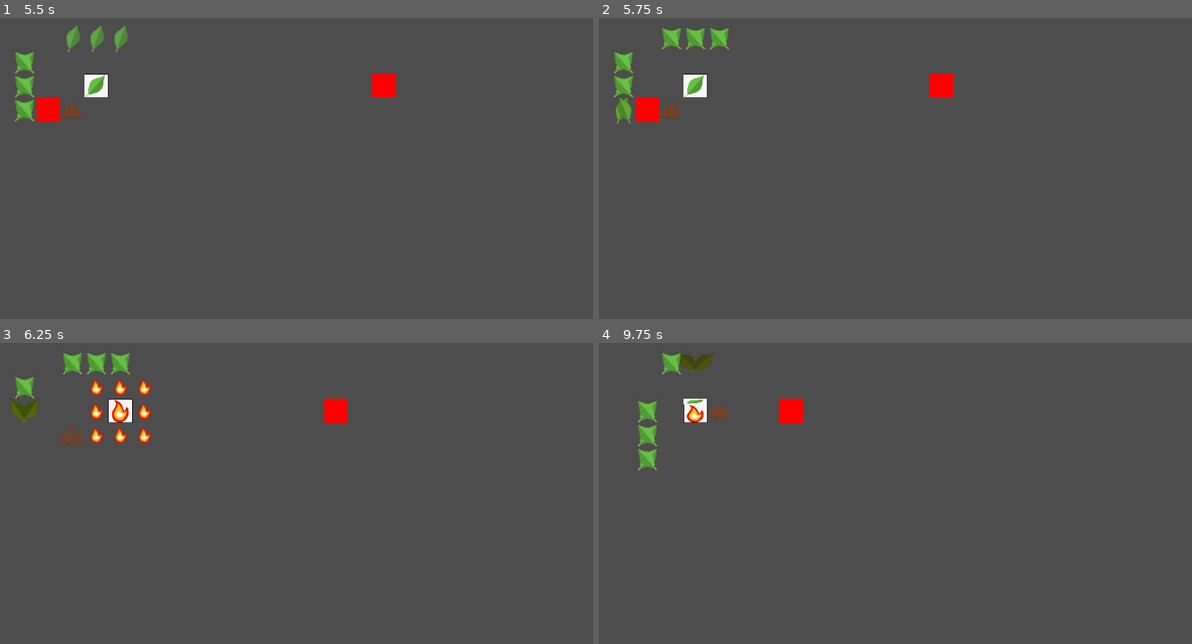
Above: before the commit, frames 1-4 (two rows, left to right).
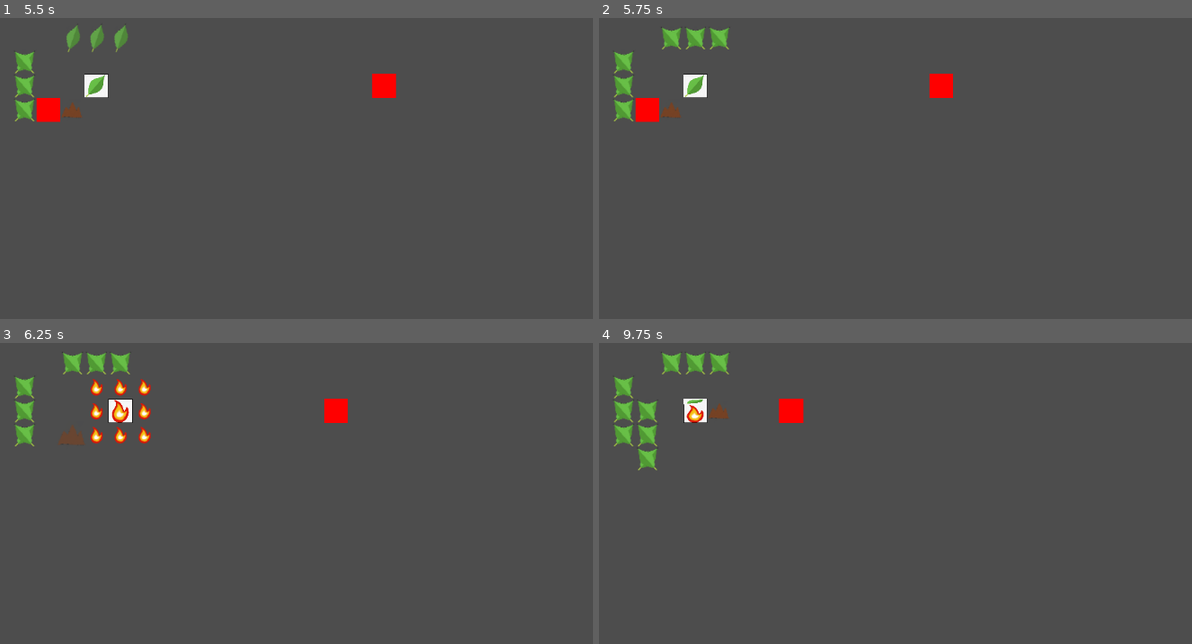
Above: after the commit, the same moments.

Repository: AndreMoukarzel/GMTK-GameJam2022
Game: Godot game, scene res://game_level.tscn
Two runs of this game, one before a commit and one after it. Both use one fixed random seed, a clock stepped at 60 frames per second and the inputs below.
Inputs:
- Up to frame 1 (5.5 s): tap Enter at 0.5 s; hold Up (ui_up) 0.53-2.03 s; hold Left (ui_left) 2.03-3.53 s; hold Down (ui_down) 3.53-4.28 s; hold Right (ui_right) 4.28-5.03 s; hold Up (ui_up) from 5.03 s (still down)
- Up to frame 2 (5.75 s): keep holding Up (ui_up)
- Up to frame 3 (6.25 s): release Up (ui_up) at 5.78 s; hold Right (ui_right) from 5.78 s (still down)
- Up to frame 4 (9.75 s): tap Space at 7.25 s; release Right (ui_right) at 8.03 s; hold Down (ui_down) 8.03-8.78 s; hold Left (ui_left) 8.78-9.53 s; hold Up (ui_up) from 9.53 s (still down)

Frame 1 is identical in both runs. In frame 2, 0.1% of the frame differs, in the area x 2-6%, y 26-36%; in frame 3, 0.4%; in frame 4, 0.9%, in the area x 2-22%, y 3-35%.

Commit message:
Fixes pathfinding and other bugs

Diff:
--- a/enemies/base_enemy.gd
+++ b/enemies/base_enemy.gd
@@ -60,43 +60,45 @@
 
 func getAvailablePoints(rows, cols, obstacles_positions):
 	var i = 1
+	var neighbour_cell_id: int
 
-	var neighbour_cell_id = 0
-	for r in range(1, rows+1):
-		for c in range(1, cols+1):
-			if Vector2i(r, c) not in obstacles_positions:
-				astar.add_point(i, Vector2i(r, c))
+	for y in range(1, rows+1):
+		for x in range(1, cols+1):
+			if Vector2i(x, y) not in obstacles_positions:
+				astar.add_point(i, Vector2i(x, y))
 			i += 1
+
 	i = 1
-	for r in range(1, rows+1):
-		for c in range(1, cols+1):
-			if Vector2i(r, c) not in obstacles_positions:
+	for y in range(1, rows+1):
+		for x in range(1, cols+1):
+			if Vector2i(x, y) not in obstacles_positions:
 				for j in [-1, 1]:
-					if (r + j < map_rows and r + j > 0 and Vector2i(r+j, c) not in obstacles_positions):
-						neighbour_cell_id = getIdFromCoordinates(r + j, c)
+					if (x+j <= map_cols and x+j > 0 and Vector2i(x+j, y) not in obstacles_positions):
+						neighbour_cell_id = getIdFromCoordinates(x+j, y)
 						astar.connect_points(i, neighbour_cell_id)
-					if (c + j < map_cols and c + j > 0 and Vector2i(r, c+j) not in obstacles_positions):
-						neighbour_cell_id = getIdFromCoordinates(r, c + j)
+					if (y+j <= map_rows and y+j > 0 and Vector2i(x, y+j) not in obstacles_positions):
+						neighbour_cell_id = getIdFromCoordinates(x, y+j)
 						astar.connect_points(i, neighbour_cell_id)
 			i += 1
 
 
 func getPathToPlayer(player_pos: Vector2i):
 	# Returns a list of points (by id) that connect the enemy to the player
-	var enemy_pos_id  = getIdFromCoordinates(current_pos.y, current_pos.x)
-	var player_pos_id = getIdFromCoordinates(player_pos.y, player_pos.x)
+	var enemy_pos_id  = getIdFromCoordinates(current_pos.x, current_pos.y)
+	var player_pos_id = getIdFromCoordinates(player_pos.x, player_pos.y)
+	print("Enemy pos = {e} -- Player Pos = {p}".format({"e": enemy_pos_id, "p": player_pos_id}))
 	var path = astar.get_point_path(enemy_pos_id, player_pos_id)
 	return(path)
 
 
-func getIdFromCoordinates(row: int, col: int):
-	return((row-1) * map_cols + col)
+func getIdFromCoordinates(x: int, y: int):
+	return((y-1) * map_cols + x)
 
 
 func getCoordinatesFromId(id: int) -> Vector2i:
-	var row: int = floor(id/map_cols) + 1
-	var col: int = id % map_cols
-	return(Vector2i(row + 1, col))
+	var y: int = floor(id/map_cols) + 1
+	var x: int = id % map_cols
+	return(Vector2i(x, y))
 
 
 func returnPathCoordinates(point_ids: Array):
@@ -111,19 +113,22 @@
 		is_frozen = false
 	else:
 		unfreeze()
-		# Implementar: pegar os obstãculos existentes no mapa
 		getAvailablePoints(map_rows, map_cols, obstacles)
 		var path_coordinates = getPathToPlayer(player_pos)
+		print(current_pos)
+		print(player_pos)
+		print(path_coordinates)
 		var moves_made = min(mov_num, len(path_coordinates)-1)
 
 		var movements_to_be_made = []
-		var vert_mov = 0
-		var hor_mov  = 0
+		var x_mov = 0
+		var y_mov  = 0
 
-		for i in range(1, moves_made + 1):
-			hor_mov = path_coordinates[i][1] - path_coordinates[i-1][1]
-			vert_mov = path_coordinates[i][0] - path_coordinates[i-1][0]
-			movements_to_be_made.append(Vector2i(hor_mov, vert_mov))
+		for i in range(1, moves_made+1):
+			x_mov = path_coordinates[i].x - path_coordinates[i-1].x
+			y_mov = path_coordinates[i].y - path_coordinates[i-1].y
+			movements_to_be_made.append(Vector2i(x_mov, y_mov))
+
 
 		for movement in movements_to_be_made:
 			move(movement)
--- a/game_level.gd
+++ b/game_level.gd
@@ -56,11 +56,12 @@
 	return closest
 
 
-func get_enemies_coordinates():
+func get_enemies_coordinates(exclude=Vector2i.ZERO):
 	var enemies = get_enemies()
 	var positions = []
 	for en in enemies:
-		positions.append(en.current_pos)
+		if exclude == Vector2i.ZERO or en.current_pos != exclude:
+			positions.append(en.current_pos)
 	return positions
 
 
@@ -78,9 +79,9 @@
 func next_turn() -> void:
 	$EnemyActionDelay.start()
 	await $EnemyActionDelay.timeout
-	for child in $Enemies.get_children():
+	for child in get_enemies():
 		if is_instance_valid(child):
-			var obstacles_and_enemies = obstacles + get_enemies_coordinates()
+			var obstacles_and_enemies = obstacles + get_enemies_coordinates(child.current_pos)
 			child.act(Player.target_pos, obstacles_and_enemies)
 			$EnemyActionDelay.start()
 			await $EnemyActionDelay.timeout
Not shown, added: export_presets.cfg
